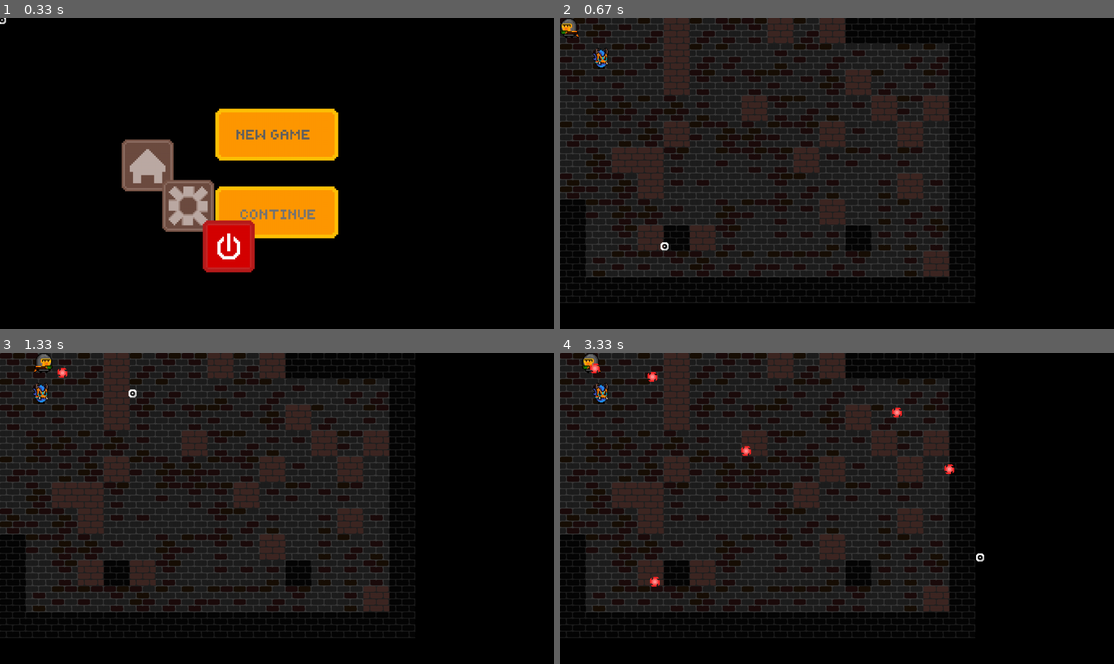
Above: before the commit, frames 1-4 (two rows, left to right).
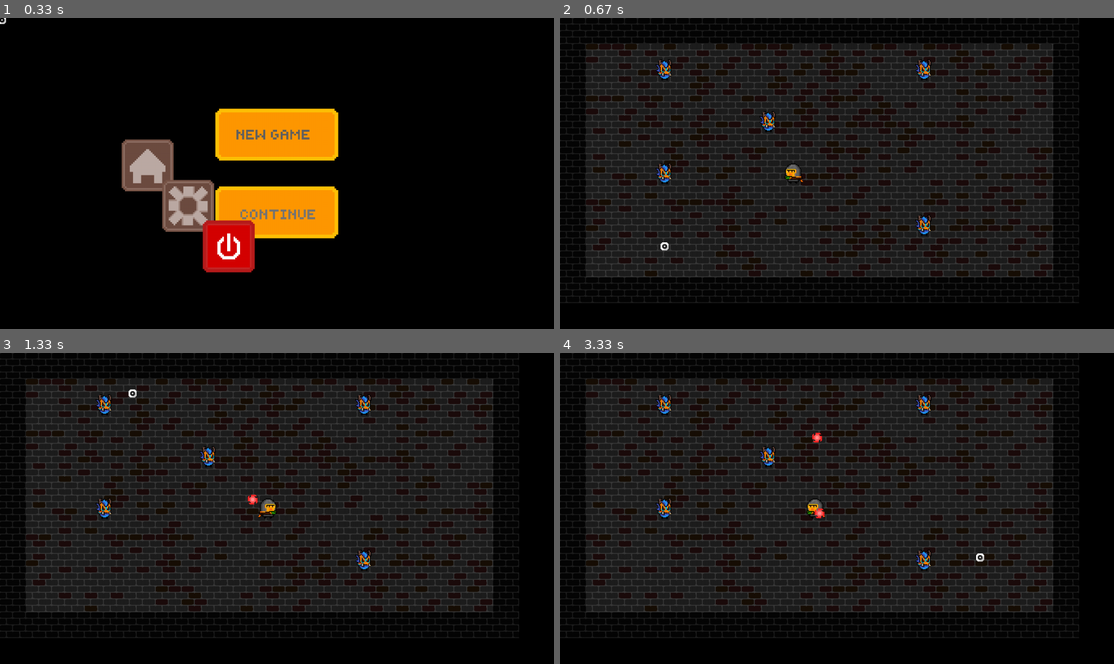
Above: after the commit, the same moments.

Repository: VladislavTuzov/PyGame
Game: pygame game, started from main.py
The game is run twice, just before and just after one commit, with the same random seed, the same clock (stepped at 60 frames per second) and the same inputs.
Inputs (mouse positions are in pixels of both pictures, inside the frame that each line leads up to):
- Up to frame 1 (0.33 s): no input
- Up to frame 2 (0.67 s): press the mouse at (837, 133) at 0.37 s; move the mouse to (748, 189) at 0.47 s; release the mouse at (665, 245) at 0.6 s
- Up to frame 3 (1.33 s): hold Right 0.67-1.13 s; move the mouse to (360, 399) at 0.7 s; click (132, 393) at 1.22 s
- Up to frame 4 (3.33 s): hold Up 1.5-1.8 s; click (848, 402) at 1.58 s; hold Right 1.83-2.3 s; click (637, 499) at 1.92 s; hold Left 2.33-2.87 s; click (842, 539) at 2.42 s; hold Down 2.9-3.2 s; click (820, 455) at 2.98 s; hold Left from 3.23 s (still down); click (981, 558) at 3.32 s

Frame 1 is identical in both runs. In frame 2, 22% of the frame differs, in the area x 0-94%, y 0-92%; in frame 3, 22%; in frame 4, 22%.

Commit message:
move gates to gates folder, add enemy and hero spawn markers

Diff:
--- a/classes/generation.py
+++ b/classes/generation.py
@@ -13,10 +13,10 @@
         self.height = len(pattern)
         self.type = floor_type
 
-        self.image = self._generate_image(pattern)
+        self.image = self._parse_pattern(pattern)
         self.rect = self.image.get_rect()
 
-    def _generate_image(self, pattern):
+    def _parse_pattern(self, pattern):
         plate_size = get_image_size(self._get_random_plate())
         plate_width, plate_height = plate_size
 
@@ -25,6 +25,9 @@
 
         self.walls = helpers.RectList()
         self.gates = helpers.RectList()
+
+        self.hero_position = (0, 0)
+        self.enemies_spawnpoints = []
 
         image = pygame.Surface((image_width, image_height))
         for i, row in enumerate(pattern):
@@ -42,9 +45,19 @@
                     self.walls.append(pygame.Rect((x, y, plate_width, plate_height)))
 
                 elif cell == helpers.GATES:
-                    gate = pygame.image.load(self._get_random_wall())
+                    gate = pygame.image.load(self._get_random_gate())
                     image.blit(gate, (x, y))
                     self.gates.append(pygame.Rect((x, y, plate_width, plate_height)))
+
+                elif cell == helpers.BIRTH:
+                    self.hero_position = (x, y)
+                    plate = pygame.image.load(self._get_random_plate())
+                    image.blit(plate, (x, y))
+
+                elif cell == helpers.ENEMY:
+                    self.enemies_spawnpoints.append((x, y))
+                    plate = pygame.image.load(self._get_random_plate())
+                    image.blit(plate, (x, y))
 
         return image
 
@@ -66,6 +79,15 @@
                   for wall_filename in os.listdir(path)]
         return walls
 
+    def _get_random_gate(self):
+        return choice(self._get_gates())
+
+    def _get_gates(self):
+        path = f'source/locations/{self.type}/gates'
+        gates = [f'{path}/{gate_filename}'
+                  for gate_filename in os.listdir(path)]
+        return gates
+
     def close_gates(self):
         self.walls.extend(self.gates)
 
--- a/gameplay.py
+++ b/gameplay.py
@@ -10,14 +10,17 @@
 def play_level(screen, cursor, hero, location='dungeon'):
     clock = pygame.time.Clock()
 
-    room = Room(get_random_pattern(), location)
-
     bullets = pygame.sprite.Group()
 
+
+    room = Room(get_random_pattern(), location)
+    hero.rect.center = room.hero_position
+
     enemies = helpers.RectGroup()
-    enemy = Dardo()
-    enemy.rect.center = (100, 100)
-    enemies.add(enemy)
+    for enemy_spawnpoint in room.enemies_spawnpoints:
+        enemy = Dardo()
+        enemy.rect.center = enemy_spawnpoint
+        enemies.add(enemy)
 
     mouse_pressed = False
     running = True
--- a/helpers.py
+++ b/helpers.py
@@ -39,6 +39,7 @@
 FLOOR = ' '
 GATES = 'G'
 BIRTH = 'B'
+ENEMY = 'E'
 
 
 class RectList(list):
--- a/patterns.py
+++ b/patterns.py
@@ -41,21 +41,25 @@
         return new_wall
 
 
+def get_random_scheme():
+    return scheme
+
+
 def get_random_pattern():
     return pattern
 
 
-pattern = ('           WWWWW',
-           '               W',
-           '               W',
-           '               W',
-           '               G',
-           '               G',
-           '               G',
-           'W              G',
-           'W   W      W   W',
-           'W              W',
-           'WWWWGGGGGGGGWWWW',)
+pattern = ('WWWWWWWWWWWWWWWWWWWW',
+           'W                  W',
+           'W   E         E    W',
+           'W                  W',
+           'W       E          W',
+           'W                  W',
+           'W   E    B         W',
+           'W                  W',
+           'W             E    W',
+           'W                  W',
+           'WWWWWWWWWWWWWWWWWWWW',)
 
 
 spawn = ('WWWWWWWWW',
Renamed: source/locations/dungeon/floor/barrage.png -> source/locations/dungeon/gates/barrage.png
